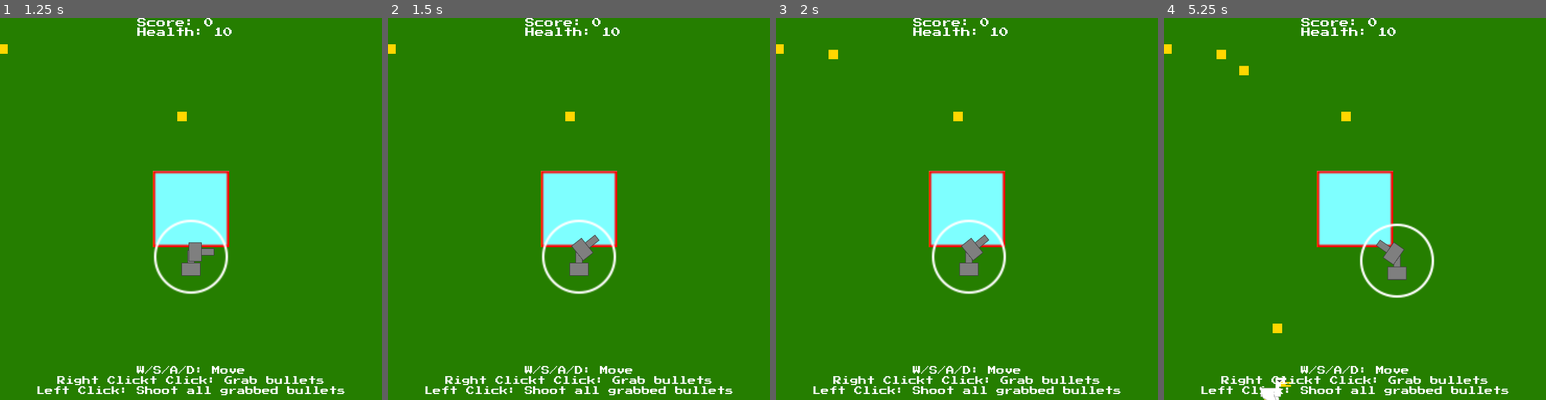
Above: before the commit, frames 1-4 (left to right).
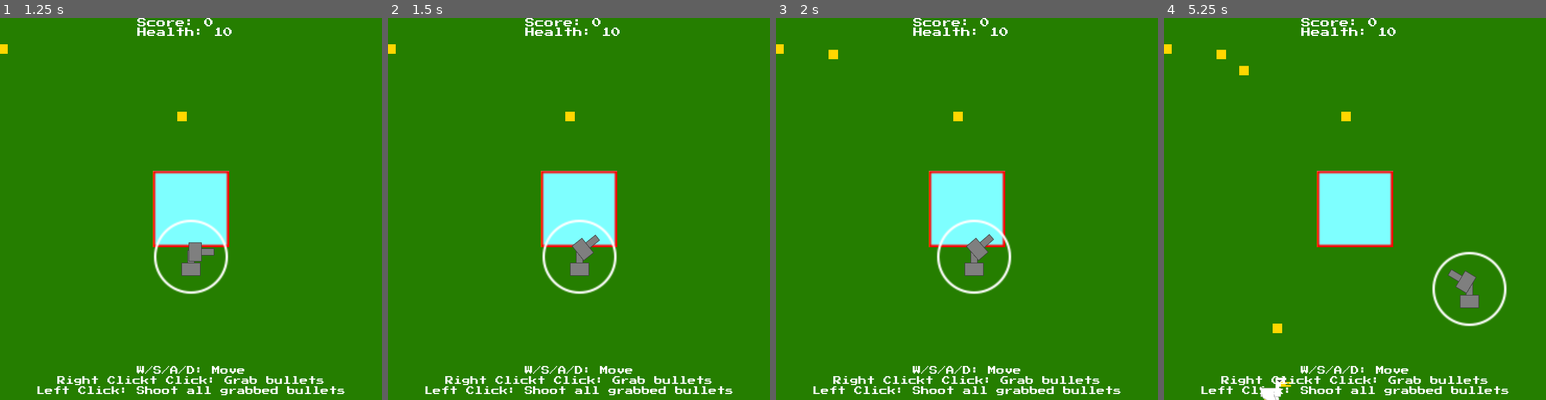
Above: after the commit, the same moments.

Repository: Xen-alpha/LD55
Game: Godot game, scene res://Main.tscn
The game is run twice, just before and just after one commit, with the same random seed, the same clock (stepped at 60 frames per second) and the same inputs.
Inputs (mouse positions are in pixels of both pictures, inside the frame that each line leads up to):
- Up to frame 1 (1.25 s): click "Start" at 0.5 s
- Up to frame 2 (1.5 s): tap Enter at 1.25 s; move the mouse to (663, 189) at 1.27 s; hold Right (ui_right) from 1.28 s (still down); click (663, 189) at 1.42 s
- Up to frame 3 (2 s): keep holding Right (ui_right)
- Up to frame 4 (5.25 s): move the mouse to (1278, 228) at 2.02 s; release Right (ui_right) at 2.03 s; hold Down (ui_down) 2.03-2.78 s; click (1278, 228) at 2.17 s; move the mouse to (1393, 124) at 2.77 s; hold Right (ui_right) 2.78-3.53 s; click (1393, 124) at 2.92 s; move the mouse to (1335, 285) at 3.52 s; hold Up (ui_up) 3.53-4.28 s; click (1335, 285) at 3.67 s; move the mouse to (1469, 266) at 4.27 s; hold Left (ui_left) from 4.28 s (still down); click (1469, 266) at 4.42 s; move the mouse to (1240, 151) at 5.02 s; click (1240, 151) at 5.17 s

Frame 1 is identical in both runs. In frame 2, 0.4% of the frame differs, in the area x 40-60%, y 54-72%; in frame 3, 1.3%; in frame 4, 2.1%, in the area x 51-90%, y 53-81%.

Commit message:
Fix sound issues: Could hear every sounds on the left side

Diff:
--- a/actor/Player/Sentry.gd
+++ b/actor/Player/Sentry.gd
@@ -14,59 +14,49 @@
 	pass # Replace with function body.
 
 func _input(event):
-	if event is InputEventKey:
-		var event_key = event as InputEventKey
-		if event_key.pressed:
-			var key = OS.get_scancode_string(event_key.scancode)
-			if key == "W" and (position.y > 0) and acceleration.y > -2:
-				if speed.y > 0:
-					acceleration.y -= 0.4
-				else:
-					acceleration.y -= 0.2
-			if key == "S" and (position.y < 640) and acceleration.y < 2:
-				if speed.y < 0:
-					acceleration.y += 0.4
-				else:
-					acceleration.y += 0.2
-			if key == "A" and (position.x > 0) and acceleration.x > -2:
-				if speed.x > 0:
-					acceleration.x -= 0.4
-				else:
-					acceleration.x -= 0.2
-			if key == "D" and (position.x < 640) and acceleration.x < 2:
-				if speed.x < 0:
-					acceleration.x += 0.4
-				else:
-					acceleration.x += 0.2
-		else:
-			acceleration = Vector2(0,0)
+	pass
 
 # Called every frame. 'delta' is the elapsed time since the previous frame.
 func _process(delta):
+	var key_pressed = false
 	# Post-LD Fix: process input here
 	if Input.is_action_pressed("ui_up") and (position.y > 0) and acceleration.y > - 100:
 		if speed.y > 0:
-			acceleration.y -= 2
+			acceleration.y -= 20
 		else:
-			acceleration.y -= 1
+			acceleration.y -= 10
+		key_pressed = true
 	if Input.is_action_pressed("ui_down") and (position.y < 640) and acceleration.y < 100:
 		if speed.y < 0:
-			acceleration.y += 2
+			acceleration.y += 20
 		else:
-			acceleration.y += 1
+			acceleration.y += 10
+		key_pressed = true
 	if Input.is_action_pressed("ui_left") and (position.x > 0) and acceleration.x > - 100:
 		if speed.x > 0:
-			acceleration.x -= 2
+			acceleration.x -= 20
 		else:
-			acceleration.x -= 1
+			acceleration.x -= 10
+		key_pressed = true
 	if Input.is_action_pressed("ui_right") and (position.x < 640) and acceleration.x < 100:
 		if speed.x < 0:
-			acceleration.x += 2
+			acceleration.x += 20
 		else:
-			acceleration.x += 1
-	# mouse_pos check
-	var mouse_pos = get_global_mouse_position()
-	var diff = mouse_pos - position
+			acceleration.x += 10
+		key_pressed = true
+	if key_pressed == false:
+		acceleration = Vector2(0,0)
+	var diff = Vector2(0,0)
+	if Input.is_joy_known(0) and (Input.is_action_pressed("joy_left") or Input.is_action_pressed("joy_right") or Input.is_action_pressed("joy_up") or Input.is_action_pressed("joy_down")):
+		var axis_x = 0
+		axis_x = Input.get_joy_axis(0,JOY_AXIS_2)
+		var axis_y = 0
+		axis_y = Input.get_joy_axis(0,JOY_AXIS_3)
+		diff = Vector2(axis_x, axis_y)
+	else:
+		# mouse_pos check
+		var mouse_pos = get_global_mouse_position()
+		diff = mouse_pos - position
 	gun_vector = diff.normalized()
 	get_node("Sprite/Gun").rotation = gun_vector.angle() + PI / 2
 	# acceleration
--- /dev/null
+++ b/default_bus_layout.tres
@@ -0,0 +1,3 @@
+[gd_resource type="AudioBusLayout" format=2]
+
+[resource]
--- a/map/Stage1.gd
+++ b/map/Stage1.gd
@@ -48,6 +48,39 @@
 				bullet_elem.position = player.position
 				player.get_node("BulletHolder").remove_child(bullet)
 				add_child(bullet)
+	elif event is InputEventJoypadButton:
+		var event_btn = event as InputEventJoypadButton
+		var player = get_node_or_null("Player") as Player_Sentry
+		if player == null:
+			return
+		if event_btn.button_index == JOY_R2: # 2nd right trigger
+			var bullet_list = player.get_overlapping_areas()
+			for elem in bullet_list:
+				if elem is Bullet_Game and elem.captured == false:
+					var elem_bullet = elem as Bullet_Game
+					get_node("GunHolder").remove_child(elem)
+					player.get_node("BulletHolder").add_child(elem)
+					elem.position = elem_bullet.position - player.position
+					elem.captured = true
+		if event_btn.button_index == JOY_R: # first right trigger
+			var bullet_list = player.get_node("BulletHolder").get_children()
+			for bullet in bullet_list:
+				var bullet_elem = bullet as Bullet_Game
+				var diff = Vector2(0,0)
+				if Input.is_joy_known(0) and (Input.is_action_pressed("joy_left") or Input.is_action_pressed("joy_right") or Input.is_action_pressed("joy_up") or Input.is_action_pressed("joy_down")):
+					var axis_x = 0
+					axis_x = Input.get_joy_axis(0,JOY_AXIS_2)
+					var axis_y = 0
+					axis_y = Input.get_joy_axis(0,JOY_AXIS_3)
+					diff = Vector2(axis_x, axis_y)
+				else:
+					var mouse_pos = get_global_mouse_position()
+					diff = mouse_pos - player.position
+				bullet_elem.direction = diff.normalized()
+				bullet_elem.enabled = true
+				bullet_elem.position = player.position
+				player.get_node("BulletHolder").remove_child(bullet)
+				add_child(bullet)
 
 # Called every frame. 'delta' is the elapsed time since the previous frame.
 #func _process(delta):
--- a/media/sound/BGM.tscn
+++ b/media/sound/BGM.tscn
@@ -2,7 +2,7 @@
 
 [ext_resource path="res://media/sound/Duck Invasion.wav" type="AudioStream" id=1]
 
-[node name="BGM" type="AudioStreamPlayer2D"]
+[node name="BGM" type="AudioStreamPlayer"]
 stream = ExtResource( 1 )
 volume_db = 5.0
 autoplay = true
--- a/media/sound/Damaged.gd
+++ b/media/sound/Damaged.gd
@@ -16,6 +16,6 @@
 #	pass
 
 
-func _on_AudioStreamPlayer2D_finished():
+func _on_AudioStreamPlayer_finished():
 	stop()
 	queue_free()
--- a/media/sound/Damaged.tscn
+++ b/media/sound/Damaged.tscn
@@ -3,10 +3,10 @@
 [ext_resource path="res://media/sound/Damaged.gd" type="Script" id=1]
 [ext_resource path="res://media/sound/Damaged.wav" type="AudioStream" id=2]
 
-[node name="AudioStreamPlayer2D" type="AudioStreamPlayer2D"]
+[node name="AudioStreamPlayer" type="AudioStreamPlayer"]
 stream = ExtResource( 2 )
 volume_db = -15.0
 autoplay = true
 script = ExtResource( 1 )
 
-[connection signal="finished" from="." to="." method="_on_AudioStreamPlayer2D_finished"]
+[connection signal="finished" from="." to="." method="_on_AudioStreamPlayer_finished"]
--- a/media/sound/Hit.gd
+++ b/media/sound/Hit.gd
@@ -1,4 +1,4 @@
-extends AudioStreamPlayer2D
+extends AudioStreamPlayer
 
 
 # Declare member variables here. Examples:
@@ -16,6 +16,6 @@
 #	pass
 
 
-func _on_AudioStreamPlayer2D_finished():
+func _on_AudioStreamPlayer_finished():
 	stop()
 	queue_free()
--- a/media/sound/Hit.tscn
+++ b/media/sound/Hit.tscn
@@ -3,9 +3,9 @@
 [ext_resource path="res://media/sound/Hit.wav" type="AudioStream" id=1]
 [ext_resource path="res://media/sound/Hit.gd" type="Script" id=2]
 
-[node name="AudioStreamPlayer2D" type="AudioStreamPlayer2D"]
+[node name="AudioStreamPlayer" type="AudioStreamPlayer"]
 stream = ExtResource( 1 )
 autoplay = true
 script = ExtResource( 2 )
 
-[connection signal="finished" from="." to="." method="_on_AudioStreamPlayer2D_finished"]
+[connection signal="finished" from="." to="." method="_on_AudioStreamPlayer_finished"]
--- a/project.godot
+++ b/project.godot
@@ -103,6 +103,30 @@
 , Object(InputEventKey,"resource_local_to_scene":false,"resource_name":"","device":0,"alt":false,"shift":false,"control":false,"meta":false,"command":false,"pressed":false,"scancode":0,"physical_scancode":83,"unicode":0,"echo":false,"script":null)
  ]
 }
+joy_left={
+"deadzone": 0.5,
+"events": [ Object(InputEventJoypadMotion,"resource_local_to_scene":false,"resource_name":"","device":0,"axis":0,"axis_value":-1.0,"script":null)
+, Object(InputEventJoypadMotion,"resource_local_to_scene":false,"resource_name":"","device":0,"axis":2,"axis_value":-1.0,"script":null)
+ ]
+}
+joy_right={
+"deadzone": 0.5,
+"events": [ Object(InputEventJoypadMotion,"resource_local_to_scene":false,"resource_name":"","device":0,"axis":0,"axis_value":1.0,"script":null)
+, Object(InputEventJoypadMotion,"resource_local_to_scene":false,"resource_name":"","device":0,"axis":2,"axis_value":1.0,"script":null)
+ ]
+}
+joy_up={
+"deadzone": 0.5,
+"events": [ Object(InputEventJoypadMotion,"resource_local_to_scene":false,"resource_name":"","device":0,"axis":1,"axis_value":-1.0,"script":null)
+, Object(InputEventJoypadMotion,"resource_local_to_scene":false,"resource_name":"","device":0,"axis":3,"axis_value":-1.0,"script":null)
+ ]
+}
+joy_down={
+"deadzone": 0.5,
+"events": [ Object(InputEventJoypadMotion,"resource_local_to_scene":false,"resource_name":"","device":0,"axis":1,"axis_value":1.0,"script":null)
+, Object(InputEventJoypadMotion,"resource_local_to_scene":false,"resource_name":"","device":0,"axis":3,"axis_value":1.0,"script":null)
+ ]
+}
 
 [layer_names]
 
Not shown, changed: export_presets.cfg
